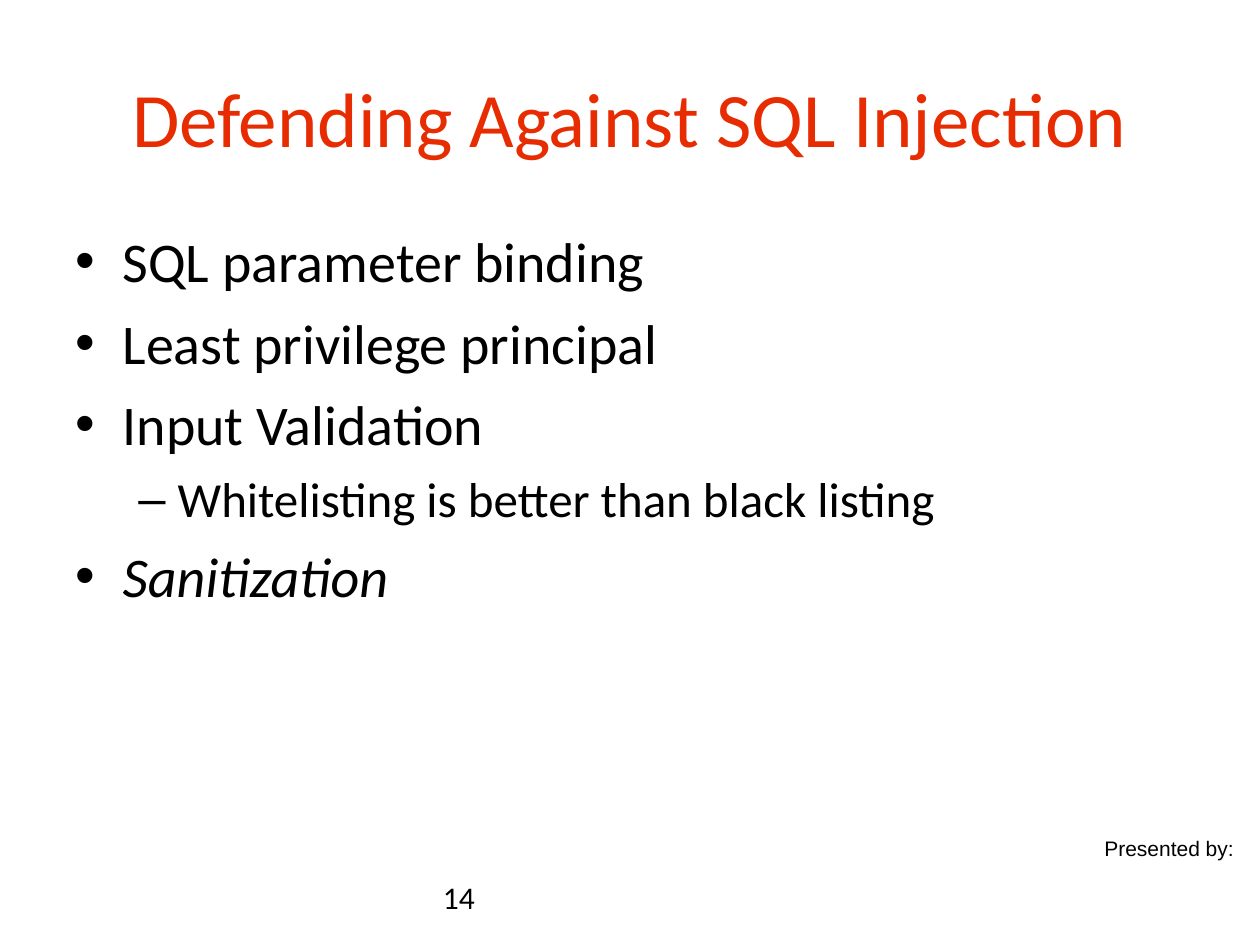
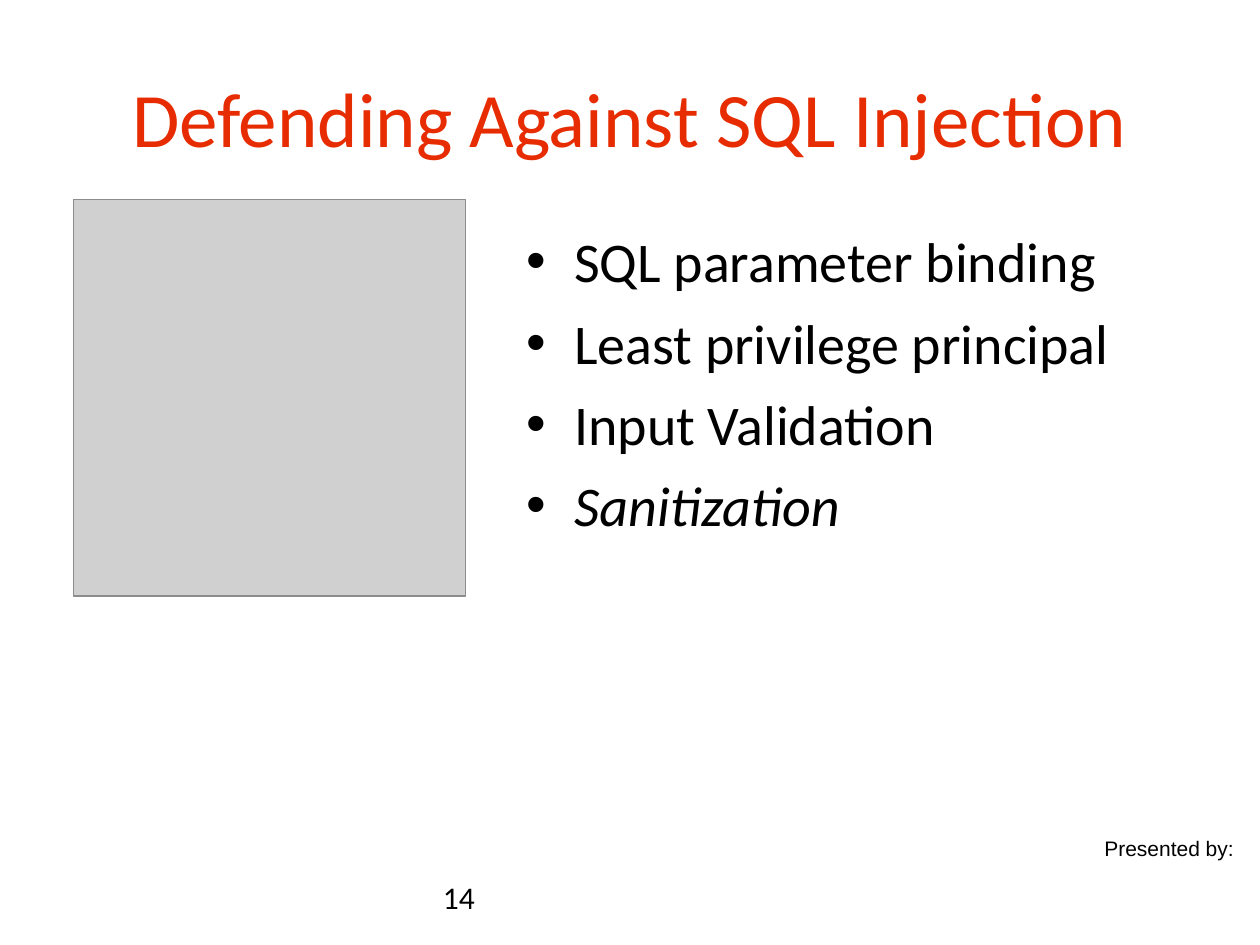
Before and after one commit to danielsomerfield/app-sec-presentation, a slide deck: slide 14 of AppSec Presentation Deck Day 2.ppt. Drawn at 1260x945 pixels with LibreOffice and Linux fonts; fonts in the diff are those of the drawing; grey boxes stand for pictures; background and template pictures are left out. Boxes give left, top, right and bottom in pixels: in the first picture for what was removed or moved away, otherwise in the second. Text is boxed around its words. In the diff, an @@ line names an element or a change of style, - is before the commit and + after.

```diff
--- a/AppSec Presentation Deck Day 2.ppt
+++ b/AppSec Presentation Deck Day 2.ppt
@@ picture added at [73,199,465,596] @@
@@ text "SQL parameter binding": place and size @@
-text "SQL parameter binding" at [123,243,934,598]
+text "SQL parameter binding" at [574,243,1109,527]
@@ text at [178,483,934,526]: paragraph removed @@
-  – Whitelisting is better than black listing
```
Also in this commit, not shown: 7 other slides changed, 3 slides added, 2 other files.
